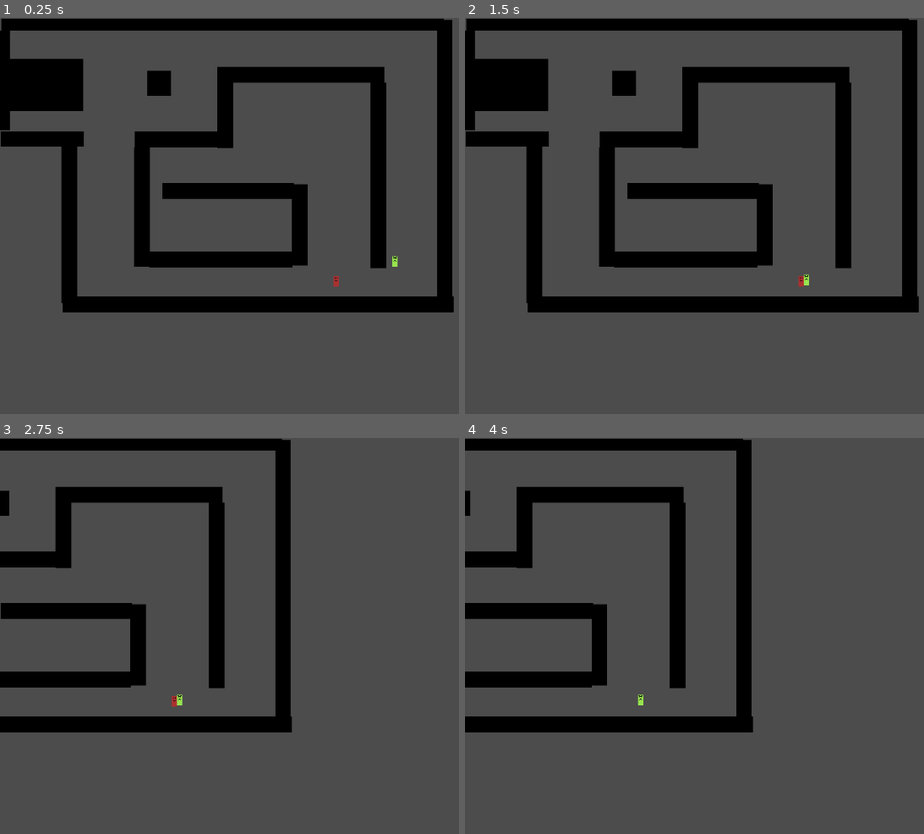
Above: before the commit, frames 1-4 (two rows, left to right).
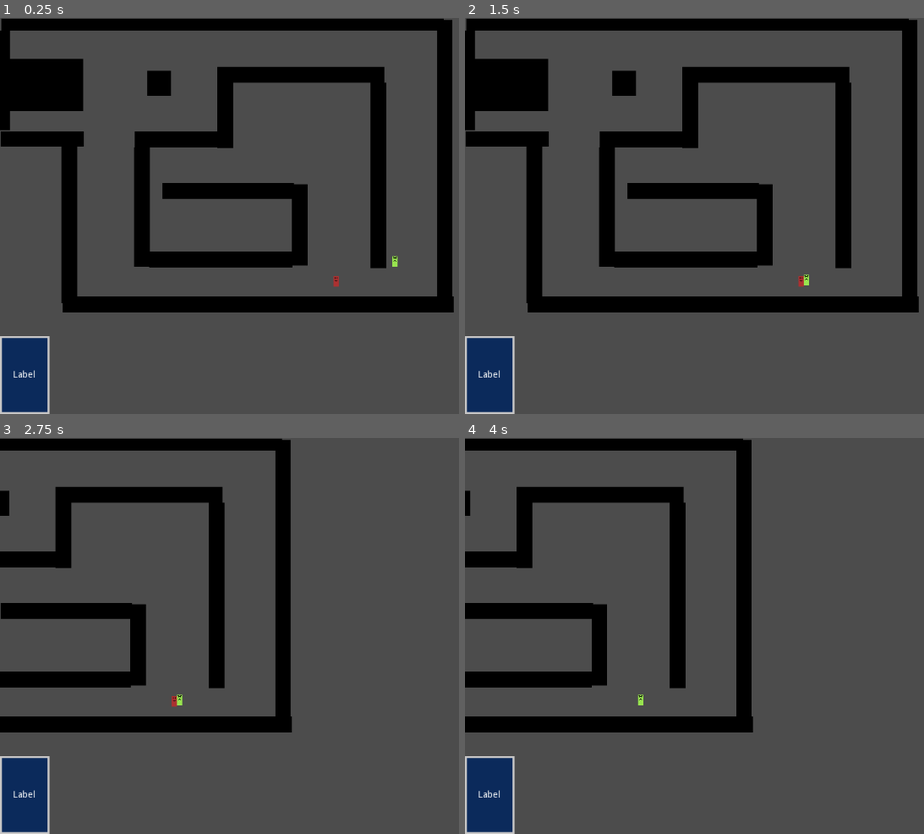
Above: after the commit, the same moments.

Repository: bbenefield89/Godot_cRPG
Game: Godot game, scene res://World.tscn
Same seed, same stepped clock (60 frames per second), same inputs: the game is played once before the commit and once after it.
Inputs (mouse positions are in pixels of both pictures, inside the frame that each line leads up to):
- Up to frame 1 (0.25 s): no input
- Up to frame 2 (1.5 s): tap Enter at 0.5 s; drag from (800, 283) to (868, 128) at 0.52 s; tap Space at 1.25 s; drag from (800, 283) to (767, 295) at 1.27 s
- Up to frame 3 (2.75 s): tap Enter at 2 s; move the mouse to (339, 703) at 2.02 s; hold D (camera_right) from 2.03 s (still down); click (339, 703) at 2.17 s
- Up to frame 4 (4 s): release D (camera_right) at 2.75 s; drag from (767, 715) to (598, 576) at 2.77 s; tap Space at 3.5 s; move the mouse to (outside the picture) at 3.52 s; click (outside the picture) at 3.6 s

The runs differ from the first frame. In frame 1, 2.1% of the frame differs, in the area x 0-11%, y 80-100%; in frame 2, 2.1%; in frame 3, 2.1%; in frame 4, 2.1%.

Commit message:
Create WIP party frames

Diff:
--- /dev/null
+++ b/UI/BottomUI.tscn
@@ -0,0 +1,59 @@
+[gd_scene load_steps=2 format=2]
+
+[sub_resource type="StyleBoxFlat" id=1]
+bg_color = Color( 0.0435181, 0.168392, 0.359375, 1 )
+border_width_left = 3
+border_width_top = 3
+border_width_right = 3
+border_width_bottom = 3
+border_color = Color( 0.784314, 0.780392, 0.780392, 1 )
+
+[node name="BottomUI" type="MarginContainer"]
+anchor_top = 1.0
+anchor_right = 1.0
+anchor_bottom = 1.0
+margin_top = -118.0
+__meta__ = {
+"_edit_use_anchors_": false
+}
+
+[node name="HBoxContainer" type="HBoxContainer" parent="."]
+margin_right = 1024.0
+margin_bottom = 118.0
+
+[node name="PartyContainer" type="HBoxContainer" parent="HBoxContainer"]
+margin_right = 75.0
+margin_bottom = 118.0
+
+[node name="MarginContainer" type="MarginContainer" parent="HBoxContainer/PartyContainer"]
+margin_right = 75.0
+margin_bottom = 118.0
+rect_min_size = Vector2( 75, 0 )
+mouse_default_cursor_shape = 2
+
+[node name="Panel" type="Panel" parent="HBoxContainer/PartyContainer/MarginContainer"]
+margin_right = 75.0
+margin_bottom = 118.0
+custom_styles/panel = SubResource( 1 )
+
+[node name="NinePatchRect" type="NinePatchRect" parent="HBoxContainer/PartyContainer/MarginContainer"]
+margin_right = 75.0
+margin_bottom = 118.0
+
+[node name="Label" type="Label" parent="HBoxContainer/PartyContainer/MarginContainer"]
+margin_top = 52.0
+margin_right = 75.0
+margin_bottom = 66.0
+text = "Label"
+align = 1
+valign = 1
+
+[node name="QuickMenuContainer" type="HBoxContainer" parent="HBoxContainer"]
+margin_left = 79.0
+margin_right = 79.0
+margin_bottom = 118.0
+
+[node name="ChatBoxContainer" type="HBoxContainer" parent="HBoxContainer"]
+margin_left = 83.0
+margin_right = 83.0
+margin_bottom = 118.0
--- a/World.tscn
+++ b/World.tscn
@@ -1,10 +1,11 @@
-[gd_scene load_steps=8 format=2]
+[gd_scene load_steps=9 format=2]
 
 [ext_resource path="res://Creatures/Actor/Actor.tscn" type="PackedScene" id=1]
 [ext_resource path="res://Creatures/Npc/Enemies/Enemy.tscn" type="PackedScene" id=2]
 [ext_resource path="res://Cameras/Camera2D.gd" type="Script" id=3]
 [ext_resource path="res://1px_sprite.png" type="Texture" id=4]
 [ext_resource path="res://Characters/ActorsContainer.gd" type="Script" id=5]
+[ext_resource path="res://UI/BottomUI.tscn" type="PackedScene" id=6]
 [ext_resource path="res://World.gd" type="Script" id=7]
 
 [sub_resource type="NavigationPolygon" id=1]
@@ -14,6 +15,10 @@
 
 [node name="World" type="Node2D"]
 script = ExtResource( 7 )
+
+[node name="UILayer" type="CanvasLayer" parent="."]
+
+[node name="BottomUI" parent="UILayer" instance=ExtResource( 6 )]
 
 [node name="MainCamera" type="Camera2D" parent="."]
 anchor_mode = 0
